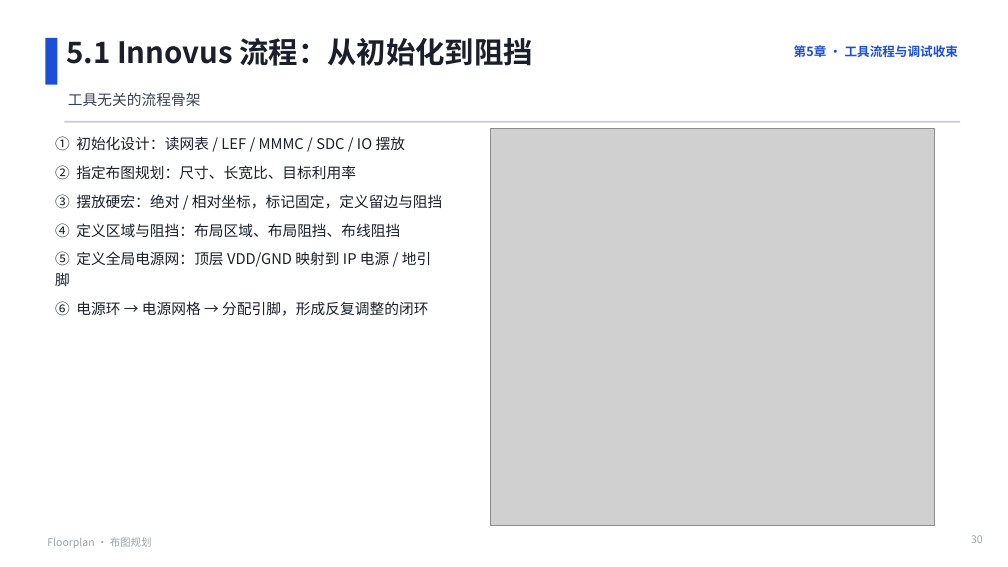
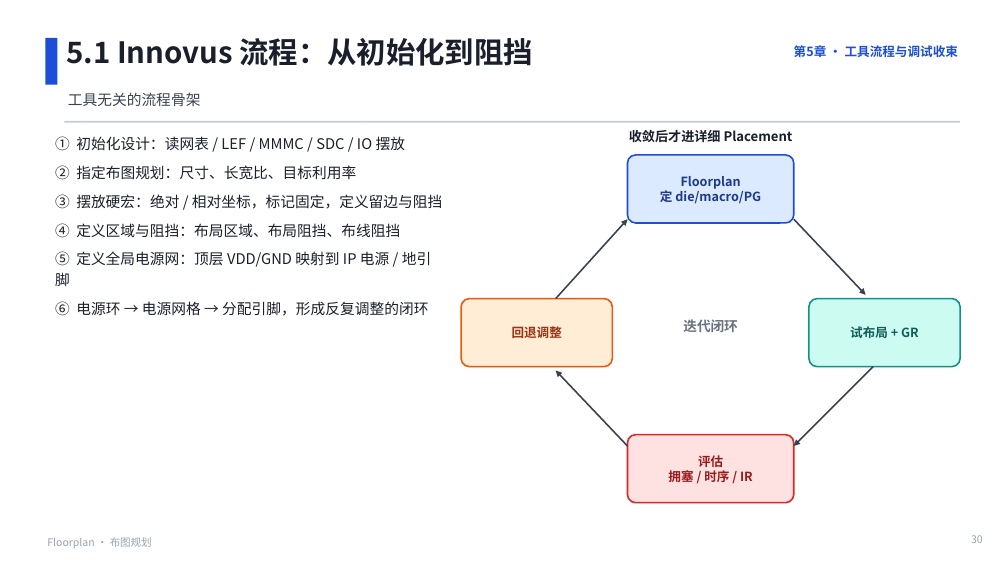
Before and after one commit to JinChengZ18/IC_Learning_Material, a slide deck: slide 30 of IC_Backend_Notes/slides/05_Floorplan.pptx. Drawn at 1008x567 pixels with LibreOffice and Linux fonts; fonts in the diff are those of the drawing; grey boxes stand for pictures. Boxes give left, top, right and bottom in pixels: in the first picture for what was removed or moved away, otherwise in the second. Text is boxed around its words. In the diff, an @@ line names an element or a change of style, - is before the commit and + after.

```diff
--- a/IC_Backend_Notes/slides/05_Floorplan.pptx
+++ b/IC_Backend_Notes/slides/05_Floorplan.pptx
@@ picture removed at (491,129,935,526) @@
@@ text added at (629,130,793,142), 12.5 pt, text #1A1F2B, bold @@
+收敛后才进详细 Placement
@@ rounded rectangle added at (628,155,794,223), fill #DBEAFE, outline #1D4ED8 1.5 pt, 12 pt, text #1E3A8A, bold @@
+Floorplan
+定 die/macro/PG
@@ arrow added from (556, 299) to (628, 219), #3A4252 1.5 pt @@
@@ arrow added from (794, 219) to (866, 295), #3A4252 1.5 pt @@
@@ rounded rectangle added at (461,299,613,367), fill #FFEDD5, outline #EA580C 1.5 pt, 12 pt, text #9A3412, bold @@
+回退调整
@@ rounded rectangle added at (809,299,960,367), fill #CCFBF1, outline #0D9488 1.5 pt, 12 pt, text #115E59, bold @@
+试布局 + GR
@@ text added at (683,319,737,332), 13 pt, text #6B7280, bold @@
+迭代闭环
@@ arrow added from (628, 446) to (556, 371), #3A4252 1.5 pt @@
@@ arrow added from (873, 367) to (794, 446), #3A4252 1.5 pt @@
@@ rounded rectangle added at (628,435,794,503), fill #FEE2E2, outline #DC2626 1.5 pt, 12 pt, text #991B1B, bold @@
+评估
+拥塞 / 时序 / IR
```
Also in this commit, not shown: 4 other slides changed, 7 other files.
